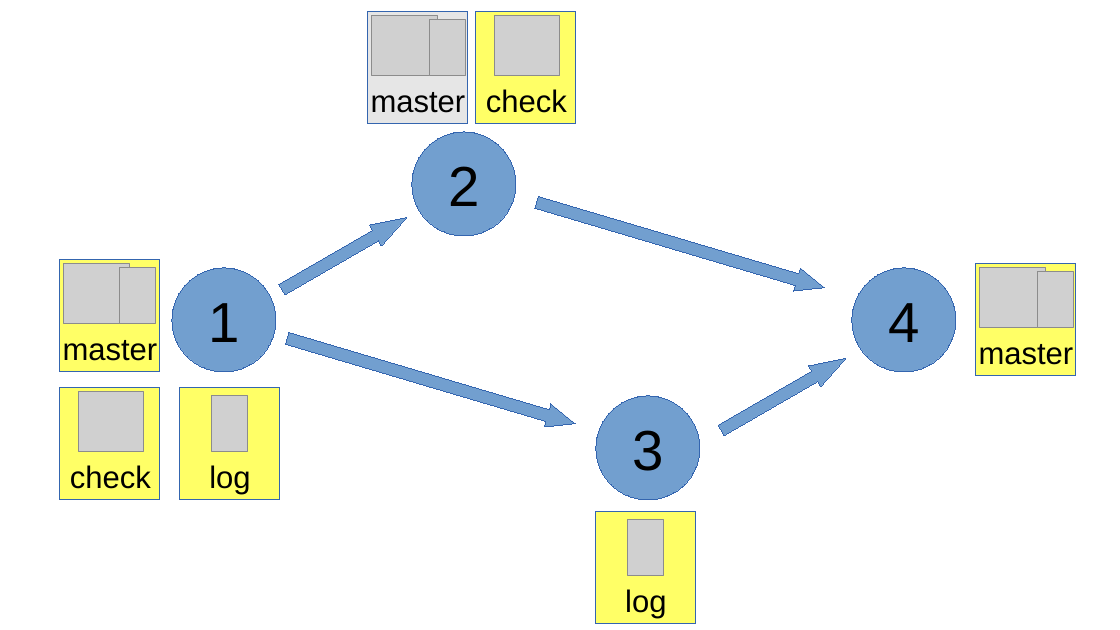
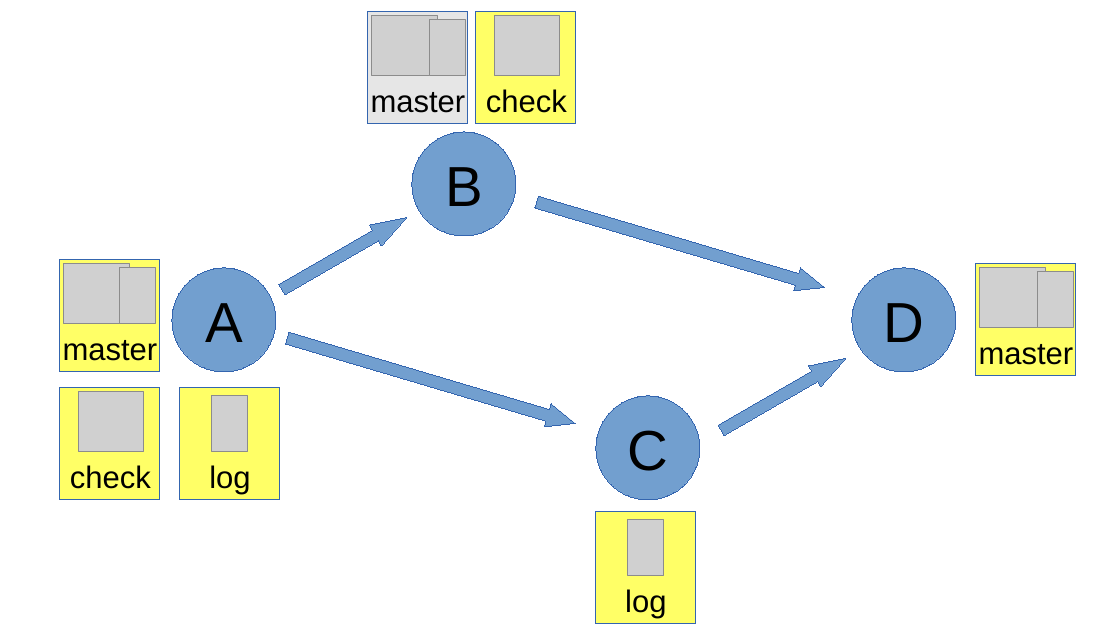
Before and after one commit to air-labs/VideoLectures, a slide deck: slide 11 of IntroductionToIndustialProgramming/git.odp. Drawn at 1120x630 pixels with LibreOffice and Linux fonts; fonts in the diff are those of the drawing; grey boxes stand for pictures; background and template pictures are left out. Boxes give left, top, right and bottom in pixels: in the first picture for what was removed or moved away, otherwise in the second. Text is boxed around its words. In the diff, an @@ line names an element or a change of style, - is before the commit and + after.

```diff
--- a/IntroductionToIndustialProgramming/git.odp
+++ b/IntroductionToIndustialProgramming/git.odp
@@ text in ellipse at (445, 167, 483, 206): text changed @@
-2
+B
@@ text in ellipse at (205, 303, 243, 342): text changed @@
-1
+A
@@ text in ellipse at (884, 303, 925, 342): text changed @@
-4
+D
@@ text in ellipse at (628, 430, 669, 471): text changed @@
-3
+C
```
Also in this commit, not shown: 1 other slide changed, 1 slide added, 1 slide removed.
